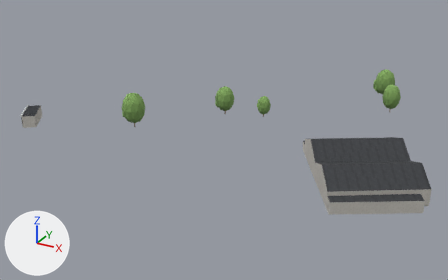
What one commit did to the glTF model viewer/districts/2030-haven/chunks/c_-11_4.glb.
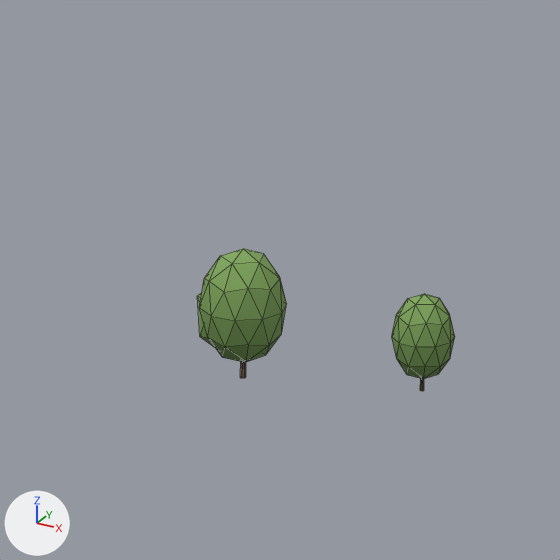
The first picture shows the older version from a camera (50 mm lens) standing at (-2524.7, 1057.8, 72.3) and looking at (-2609.7, 1212.3, -4.9). The close-ups show the older and then the newer version on the part from 38% to 66% of the width and 12% to 55% of the height of that picture. Only the edits that show in the close-ups are written down. Arrows for +X, +Y and +Z are at lower left; the lights stay in place. The close-ups show mesh edges as thin lines. Where no turn or scale is listed for an object, it has been applied to the vertices. Vertices at exactly the same position are counted once.

The first close-up shows 'tree_round_0.002', 'tree_round_0.004'.
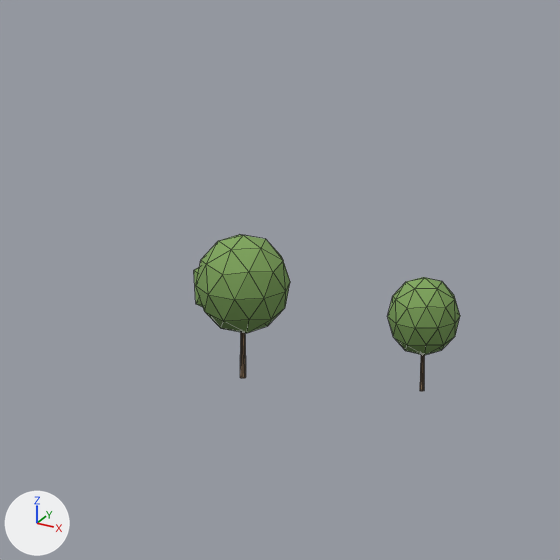
Scene script edits in JSON lines:
```json
{"block": "me_tree_round_0", "where": "# used by ob_tree_round_0_002; parent = ob_trees__11_4; location = (-45.83, -26.93, 4.685); rotation_euler = (0.0, 0.0, 2.212), in degrees (0, 0, 127); scale = (4.3, 4.3, 4.68)"}
{"block": "me_tree_round_0", "where": "# before: 7 (-0.01, 0.03, 0.06), 8 (0.01, 0.02, 0.06), 14 (0.01, -0.02, 0.06), 20 (-0.01, -0.03, 0.06), 27 (-0.04, -0.02, 0.06)"}
{"block": "me_tree_round_0", "where": "# before: 29 (-0.04, 0.02, 0.06)"}
{"op": "remove", "block": "me_tree_round_0", "code": "me_tree_round_0.from_pydata(...)  # 66 vertices, 120 faces; spans x -0.68..0.68, y -0.7..0.7, z -1.0..1.0"}
{"op": "add", "block": "me_tree_round_0", "code": "me_tree_round_0.from_pydata(...)  # 66 vertices, 120 faces; spans x -0.67..0.67, y -0.69..0.69, z -1.0..1.0"}
{"block": "me_tree_round_0", "change": "me_tree_round_0 part 1: the loose piece of 42 vertices spanning x -0.68..0.65, y -0.7..0.7, z -0.76..1.0 is scaled about its middle by (0.989, 0.989, 0.767), then moved by (0.0, 0.0, 0.21)"}
{"block": "me_tree_round_0", "change": "me_tree_round_0 part 2: the loose piece of 12 vertices spanning x -0.17..0.68, y -0.13..0.68, z -0.72..0.52 is scaled about its middle by (0.989, 0.989, 0.712), then moved by (0.0, 0.0, 0.32)"}
{"block": "me_tree_round_0", "change": "me_tree_round_0 part 3"}
{"op": "add", "block": "me_tree_round_0", "code": "for i in [7, 8, 14, 20, 27, 29]: me_tree_round_0.vertices[i].co += Vector((0.0, 0.0, -0.35))"}
{"op": "set", "path": "ob_tree_round_0_002.location", "old": "(-45.83, -26.93, 4.685)", "new": "(-45.83, -26.93, 5.165)"}
{"op": "set", "path": "ob_tree_round_0_002.scale", "old": "(4.3, 4.3, 4.68)", "new": "(4.71, 4.71, 5.17)"}
{"op": "set", "path": "ob_tree_round_0_004.location", "old": "(-33.87, -23.21, 3.505)", "new": "(-33.87, -23.2, 4.069)"}
{"op": "set", "path": "ob_tree_round_0_004.scale", "old": "(3.07, 3.07, 3.5)", "new": "(3.55, 3.55, 4.07)"}
```

What differs and where, as boxes (x1, y1, x2, y2) in the close-ups (560 x 560 px; the box of a moved part takes in the faces that stretch with it):
```json
{"object": "tree_round_0.002", "change": "reshaped, moved, rescaled", "before": [197, 249, 286, 378], "after": [194, 234, 290, 378], "on screen": "8% wider, 12% taller"}
{"object": "tree_round_0.004", "change": "reshaped, moved, rescaled", "before": [392, 294, 455, 391], "after": [387, 277, 460, 391], "on screen": "16% wider, 17% taller"}
{"part": 1, "of": "me_tree_round_0", "change": "moved or reshaped", "before": [199, 249, 455, 379], "after": [196, 234, 460, 355]}
{"part": 2, "of": "me_tree_round_0", "change": "moved or reshaped", "before": [197, 293, 215, 348], "after": [194, 267, 203, 307], "on screen": "mostly hidden"}
{"part": 3, "of": "me_tree_round_0", "change": "moved or reshaped", "before": [240, 362, 424, 391], "after": [240, 332, 424, 391], "on screen": "mostly hidden"}
```
